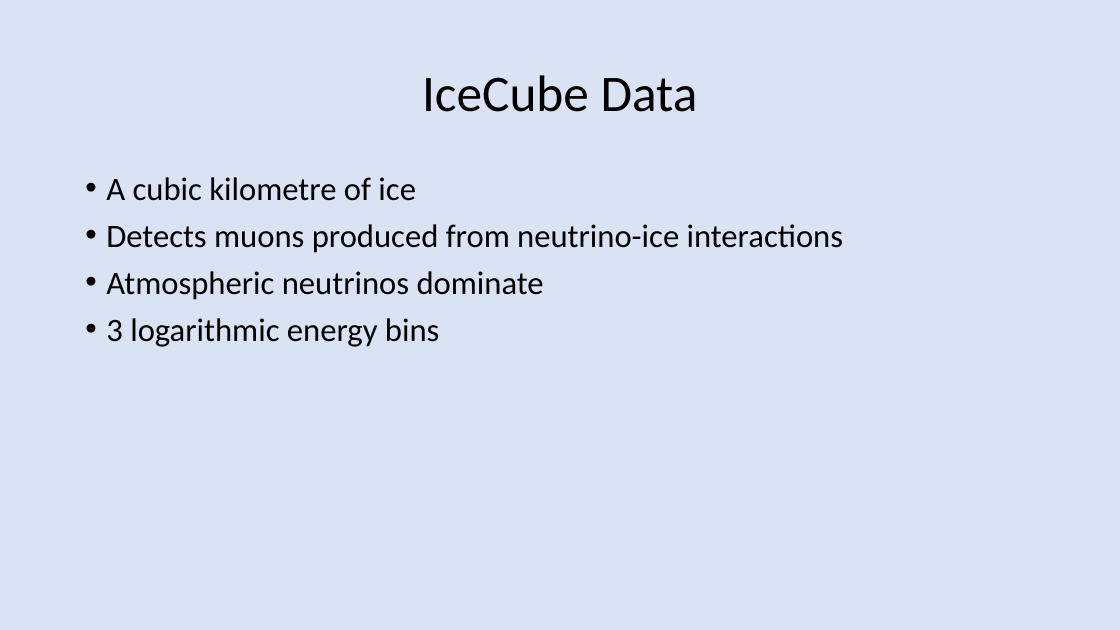
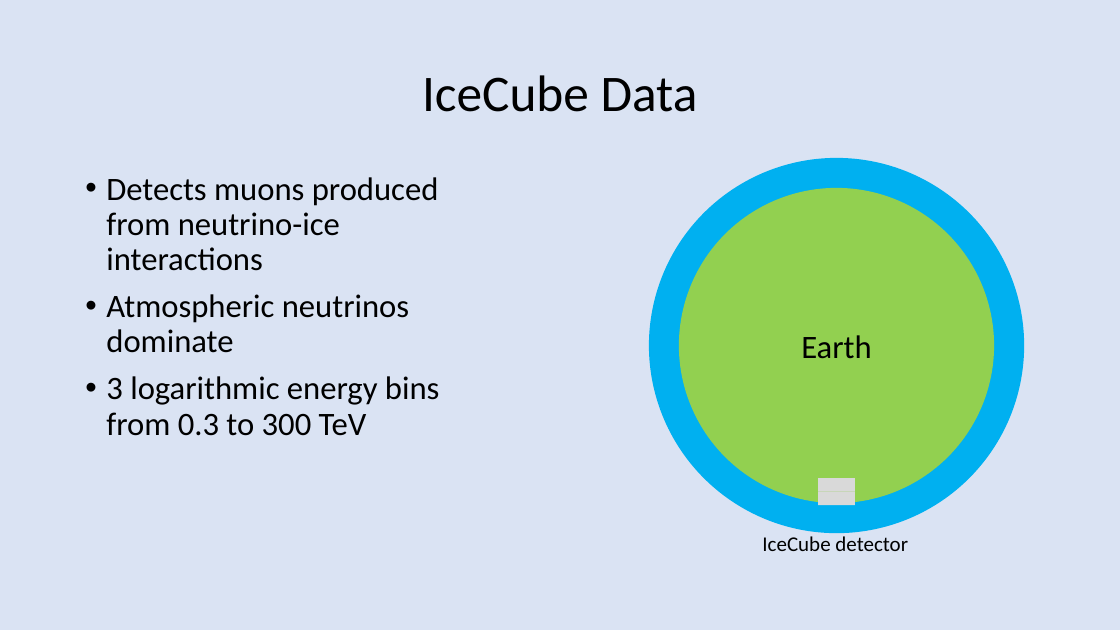
Before and after one commit to BenGPatterson/NeutrinoCrossCorrelations, a slide deck: slide 3 of Nuxcorr_slides.pptx (slide 2 before the commit). Drawn at 1120x630 pixels with LibreOffice and Linux fonts; fonts in the diff are those of the drawing. Boxes give left, top, right and bottom in pixels: in the first picture for what was removed or moved away, otherwise in the second. Text is boxed around its words. In the diff, an @@ line names an element or a change of style, - is before the commit and + after.

Commit message:
updates slides

```diff
--- a/Nuxcorr_slides.pptx
+++ b/Nuxcorr_slides.pptx
@@ text at bbox=[106, 177, 416, 201]: paragraph removed @@
-• A cubic kilometre of ice
@@ ellipse added at bbox=[649, 158, 1025, 534], fill #00B0F0 @@
@@ ellipse added at bbox=[679, 188, 994, 503], fill #92D050, 28 pt, text #000000 @@
+Earth
@@ text at bbox=[106, 376, 439, 436]: text changed @@
-• 3 logarithmic energy bins
+• 3 logarithmic energy bins from 0.3 to 300 TeV
@@ rectangle added at bbox=[818, 478, 855, 492], fill #D9D9D9 @@
@@ rectangle added at bbox=[818, 492, 855, 505], fill #D9D9D9 @@
@@ text added at bbox=[762, 536, 908, 551], 18 pt, text #000000 @@
+IceCube detector
```
Also in this commit, not shown: 4 other slides changed, 3 slides added.
